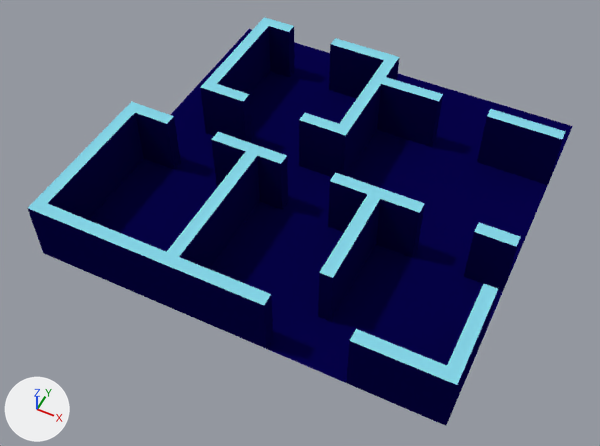
Renders of the Blender file ransom/blender/Pieza2.blend from each side of a commit.
Both versions are drawn from a camera (50 mm lens) standing at (19.2, -43.2, 48.2) and looking at (-0.4, -4.1, -0.6). The axes (+X, +Y, +Z) are drawn at lower left. The lights are the same throughout.

In view in the first picture: 'Pieza2'.
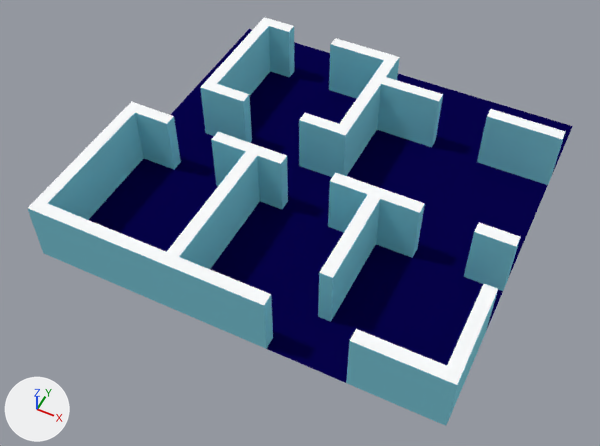
The edits, one by one:
Material 'MaterialBorde' (mat_materialborde) changes colour from cyan #86d5e7 to white #fcfeff; in linear values from (0.239, 0.666, 0.8) to (0.97, 0.987, 1.0).
Material 'MaterialPared' (mat_materialpared) is new.
Its base color is (0.239, 0.666, 0.8) (cyan #86d5e7).
me_pieza2 has 1459 vertices, 1394 faces and spans x -16.0..16.0, y -16.0..16.0, z 0.0..5.0.
me_pieza2 is used by ob_pieza2; location (0.0, 0.0, 0.0).
me_pieza2 part 1: all 278 faces centred in x -16.0..16.0, y -16.0..12.0, z 2.5 switch from mat_materialsuelo (dark blue #06024b) to mat_materialpared (cyan #86d5e7).

What differs and where, as boxes (x1, y1, x2, y2) in the pictures (600 x 446 px):
'Pieza2', recoloured
    both: (27, 17, 569, 426)
part 1 of me_pieza2, recoloured (blue to cyan)
    both: (27, 26, 565, 426)
